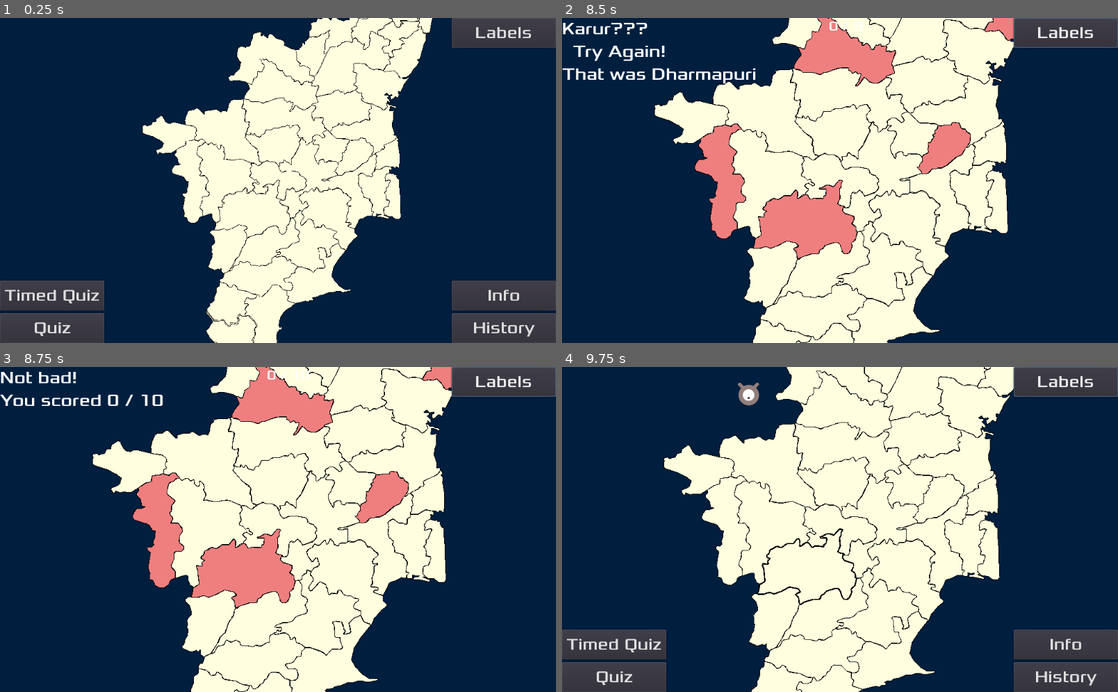
Above: before the commit, frames 1-4 (two rows, left to right).
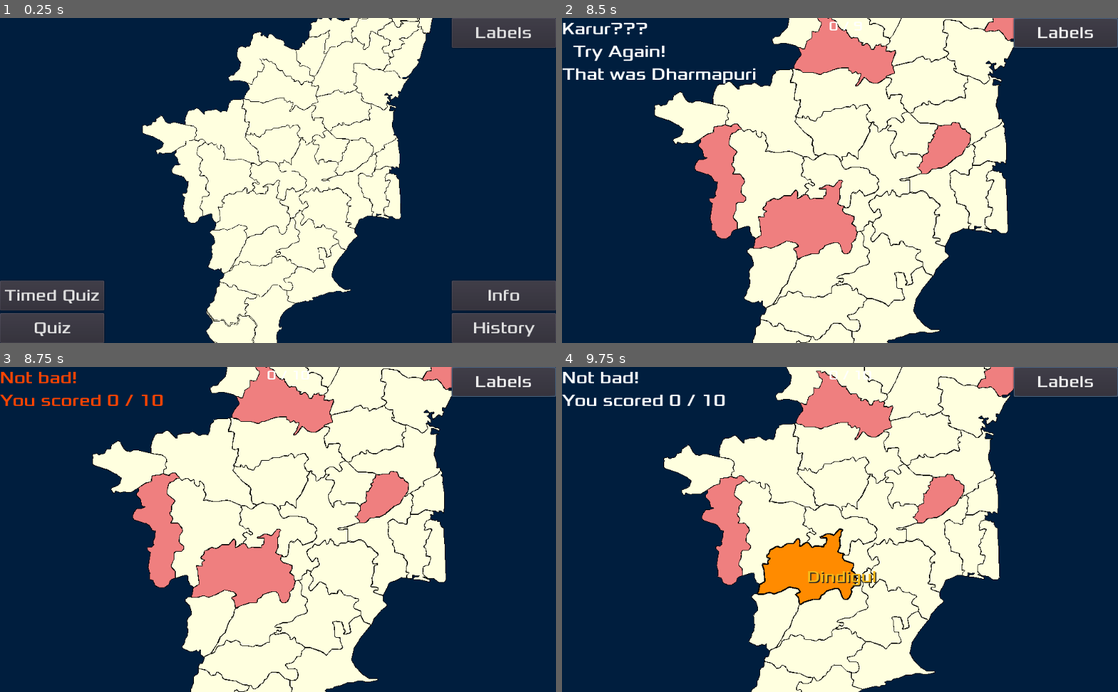
Above: after the commit, the same moments.

Repository: sharun-s/godot-tn
Game: Godot game, scene res://Node2D.tscn
Two runs of this game, one before a commit and one after it. Both use one fixed random seed, a clock stepped at 60 frames per second and the inputs below.
Inputs (mouse positions are in pixels of both pictures, inside the frame that each line leads up to):
- Up to frame 1 (0.25 s): no input
- Up to frame 2 (8.5 s): click "Quiz" at 0.5 s; click "Labels" at 1.25 s; tap Enter at 2, 7.25 s; drag from (917, 157) to (967, 53) at 2.02 s; drag from (967, 53) to (917, 157) at 2.77 s; move the mouse to (990, 18) at 3.52 s; hold Right (ui_right) 3.53-4.25 s; tap Backspace at 3.6 s; click (990, 18) at 3.67 s; tap Space at 4.25 s; drag from (751, 180) to (967, 53) at 4.27 s; drag from (923, 128) to (751, 180) at 5.02 s; drag from (845, 86) to (990, 18) at 5.77 s; move the mouse to (812, 209) at 6.52 s; hold Down (ui_down) 6.53-7.25 s; hold Mouse wheel up (zoom_in) 6.53-7.25 s; click (812, 209) at 6.67 s; drag from (767, 115) to (845, 50) at 7.27 s; drag from (928, 86) to (840, 180) at 8.02 s
- Up to frame 3 (8.75 s): no input
- Up to frame 4 (9.75 s): drag from (840, 529) to (928, 435) at 8.77 s; move the mouse to (823, 617) at 9.52 s; hold Down (ui_down) from 9.53 s (still down); hold Mouse wheel down (zoom_out) from 9.53 s (still down); click (823, 617) at 9.67 s

Frames 1-2 are identical in both runs. In frame 3, 0.7% of the frame differs, in the area x 0-30%, y 1-12%; in frame 4, 15%, in the area x 0-100%, y 0-100%.

Commit message:
To initiate Animation of Gopal just doing AnimSprite.play was not working cuz velocity was locally being set every frame. this is temp fix

Diff:
--- a/Player.gd
+++ b/Player.gd
@@ -4,13 +4,14 @@
 # Declare member variables here. Examples:
 export var speed = 400
 var screen_size
+export var velocity:=Vector2()
+export var initiated_by_code:=false
 
 func _ready():
 	screen_size = get_viewport_rect().size
 	show()
 
 func _process(delta):
-	var velocity = Vector2()  # The player's movement vector.
 	if Input.is_action_pressed("ui_right"):
 		velocity.x += 1
 	if Input.is_action_pressed("ui_left"):
@@ -19,24 +20,25 @@
 		velocity.y += 1
 	if Input.is_action_pressed("ui_up"):
 		velocity.y -= 1
+
 	if velocity.length() > 0:
 		velocity = velocity.normalized() * speed
 		$AnimatedSprite.play()
 	else:
 		$AnimatedSprite.stop()
-	position += velocity * delta
+
+	if not initiated_by_code:
+		position += velocity * delta
 	#position.x = clamp(position.x, 0, screen_size.x)
 	#position.y = clamp(position.y, 0, screen_size.y)
 
 	if velocity.x != 0:
 		$AnimatedSprite.animation = "walk"
 		$AnimatedSprite.flip_v = false
-		# See the note below about boolean assignment
 		$AnimatedSprite.flip_h = velocity.x < 0
 	elif velocity.y != 0:
 		$AnimatedSprite.animation = "up"
 		$AnimatedSprite.flip_v = velocity.y > 0
-
 
 #func _on_Player_body_entered(body):
 #	hide()#pass # Replace with function body.
--- a/TN.gd
+++ b/TN.gd
@@ -359,9 +359,9 @@
 		if attempts==turns:
 			if timedquiz:
 				$QuizTimer.stop()
-				timed_msg('Not bad! \nYou scored '+str(score)+' / '+str(turns)+'\n Taking '+str(seconds)+' seconds',1, 2, Color.orangered)
+				timed_msg('Not bad! \nYou scored '+str(score)+' / '+str(turns)+'\n Taking '+str(seconds)+' seconds',2, 8, Color.orangered)
 			else:
-				timed_msg('Not bad! \nYou scored '+str(score)+' / '+str(turns),1, 2, Color.orangered)
+				timed_msg('Not bad! \nYou scored '+str(score)+' / '+str(turns),2, 8, Color.orangered)
 			yield($Timer, "timeout")
 			challenges_completed.clear()
 			game_over()
@@ -557,22 +557,25 @@
 	var distance
 	var time
 	$Gopal/CollisionShape2D.disabled = true
-	print(path)
+	$Gopal.initiated_by_code=true
 	while path.size() > 0 :
 		current=path.pop_front()
 		highlight_district(current,false)
 		var gpos=get_node(current).position
 		distance=$Gopal.position.distance_to(gpos)
+		var direction=$Gopal.position.direction_to(gpos)
+		$Gopal.velocity=direction
 		time=distance/$Gopal.speed
-		if OS.get_name()=='Android':
-			tw.interpolate_property($Gopal,"position",$Gopal.position,gpos,0.2)
-		else:
-			tw.interpolate_property($Gopal,"position",$Gopal.position,gpos,time)
+		#if OS.get_name()=='Android':
+		#	tw.interpolate_property($Gopal,"position",$Gopal.position,gpos,0.2)
+		#else:
+		tw.interpolate_property($Gopal,"position",$Gopal.position,gpos,time)
 		tw.start()
 		var x=yield(tw, 'tween_completed')
+	$Gopal.velocity=Vector2(0,0)
+	$Gopal.initiated_by_code=false
 	$Gopal/CollisionShape2D.disabled = false
 	game_in_progress=0
-	#$Camera2D/Gopal/AnimatedSprite.stop()
 	#game_over()
 
 func fullwalktest():
@@ -654,7 +657,6 @@
 
 var cell=preload("res://cell.tscn")
 var district_animator
-
 
 func _on_TN_ready():
 	$Timer.start(1)
